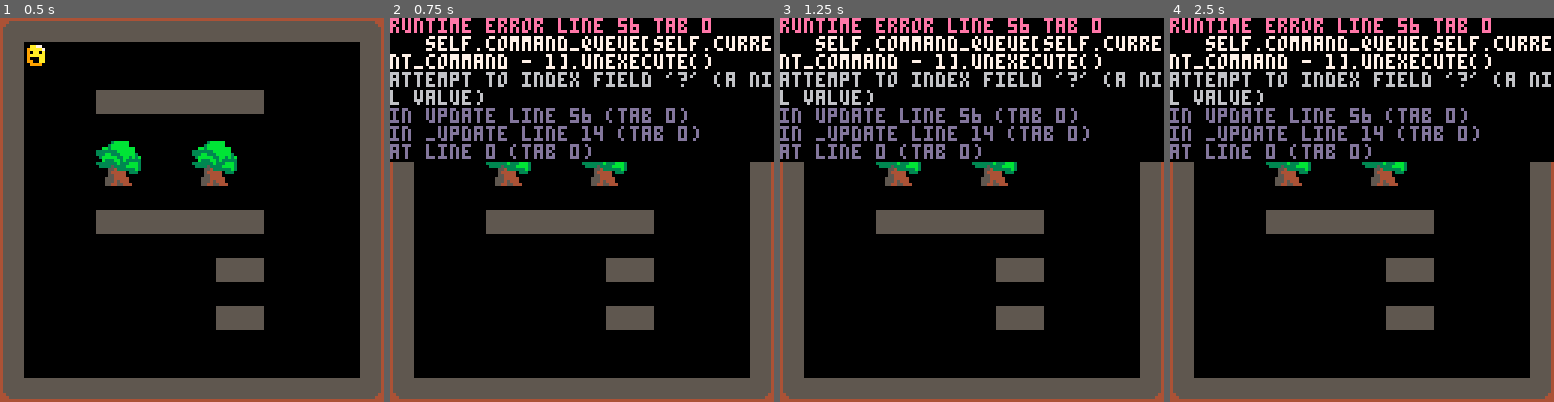
Above: before the commit, frames 1-4 (left to right).
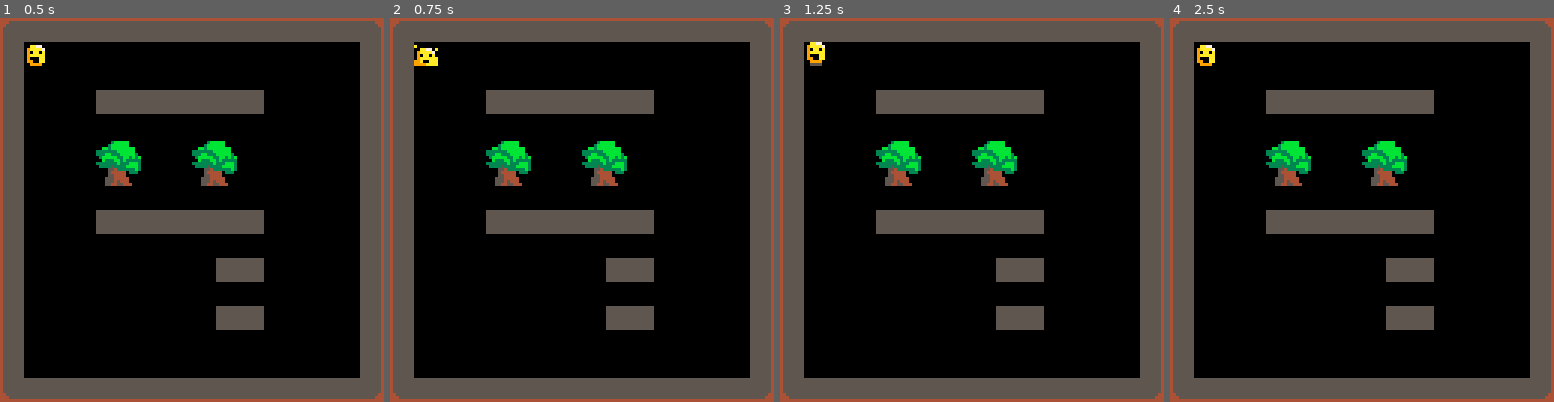
Above: after the commit, the same moments.

Repository: Chazmus/ReDeath
Game: PICO-8 cartridge carts/redeath/redeath.p8
Two runs of this game, one before a commit and one after it. Both use one fixed random seed, a clock stepped at 60 frames per second and the inputs below.
Inputs:
- Up to frame 1 (0.5 s): tap X (X key) at 0.33 s
- Up to frame 2 (0.75 s): tap O (Z key) at 0.7 s
- Up to frame 3 (1.25 s): tap X (X key) at 1.07 s
- Up to frame 4 (2.5 s): hold Right 1.6-2.1 s; tap O (Z key) at 1.7, 2.1 s; tap X (X key) at 1.85 s; hold Up 2.15-2.42 s; hold Right from 2.47 s (still down)

Frame 1 is identical in both runs. In frame 2, 20% of the frame differs, in the area x 0-100%, y 0-38%; in frame 3, 20%; in frame 4, 20%.
Error before the commit: runtime error line 56 tab 0; self.command_queue[self.current_command - 1].unexecute(); attempt to index field '?' (a nil value)

Commit message:
sum good shit

Diff:
--- a/carts/redeath/redeath.p8
+++ b/carts/redeath/redeath.p8
@@ -35,13 +35,14 @@
 -->8
 -- The player
 player = {
-	position = {x=8,y=8}, -- In pixel space
-	target = {x=8,y=8}, -- In pixel space
+	position = {x=8,y=8},
+	target = {x=8,y=8},
 	is_moving = false,
 	command_queue = {},
 	current_command = 0,
 	sprite_sequence = {001, 017, 001, 033},
-	anim_speed = 4
+	anim_speed = 4,
+	last_move_time = 0
 }
 
 add(game_objects, player)
@@ -51,16 +52,19 @@
 
 function player:update()
 	if self.is_moving == false then
-
 		command = nil
-
 		if btn(fire1) then
-			-- printh(self.current_command)
+			if self.current_command < 1 then
+				return
+			end
 			self.command_queue[self.current_command - 1].unexecute()
 			self.current_command -= 1
 		end
-
 		if btn(fire2) then
+		end
+
+		if(self.last_move_time + 0.27 > time()) then
+			return
 		end
 
 		if(btn(up)) then
@@ -73,12 +77,11 @@
 			end
 
 			function command.unexecute()
-				if not (self.command_queue[self.current_command-1].success == nil) and self.command_queue[self.current_command-1].success then
+				if not (self.command_queue[self.current_command-1].success == nil)
+				and self.command_queue[self.current_command-1].success then
 					self.target.y += 8
 				end
 			end
-
-			printh(#self.command_queue)
 		end
 
 		if(btn(down)) then
@@ -91,16 +94,11 @@
 			end
 
 			function command.unexecute()
-				printh(self.current_command)
-				printh(self.command_queue[self.current_command-1].success)
-				printh(not self.command_queue[self.current_command-1].success)
-
-				if not (self.command_queue[self.current_command-1].success == nil) and self.command_queue[self.current_command-1].success then
+				if not (self.command_queue[self.current_command-1].success == nil)
+				and self.command_queue[self.current_command-1].success then
 					self.target.y -= 8
 				end
 			end
-
-			printh(#self.command_queue)
 		end
 
 		if(btn(left)) then
@@ -113,12 +111,11 @@
 			end
 
 			function command.unexecute()
-				if not (self.command_queue[self.current_command-1].success == nil) and self.command_queue[self.current_command-1].success then
+				if not (self.command_queue[self.current_command-1].success == nil)
+				and self.command_queue[self.current_command-1].success then
 					self.target.x += 8
 				end
 			end
-
-			printh(#self.command_queue)
 		end
 
 		if(btn(right)) then
@@ -131,15 +128,14 @@
 			end
 
 			function command.unexecute()
-				if not (self.command_queue[self.current_command-1].success == nil) and self.command_queue[self.current_command-1].success then
+				if not (self.command_queue[self.current_command-1].success == nil)
+				and self.command_queue[self.current_command-1].success then
 					self.target.x -= 8
 				end
 			end
-
-			printh(#self.command_queue)
-		end
-
+		end
 		if (command != nil) then
+			self.last_move_time = time()
 			self.command_queue[self.current_command] = command
 			self.command_queue[self.current_command].execute()
 			self.current_command += 1
@@ -202,11 +198,9 @@
 collisionlayers = {7}
 
 function check_for_collision(grid_position)
-	-- printh("checking collision")
 	local tile = mget(grid_position.x, grid_position.y);
 	for i in all(collisionlayers) do
 		if (fget(tile, i)) then
-			-- printh("collision detected")
 			return true;
 		end
 	end
